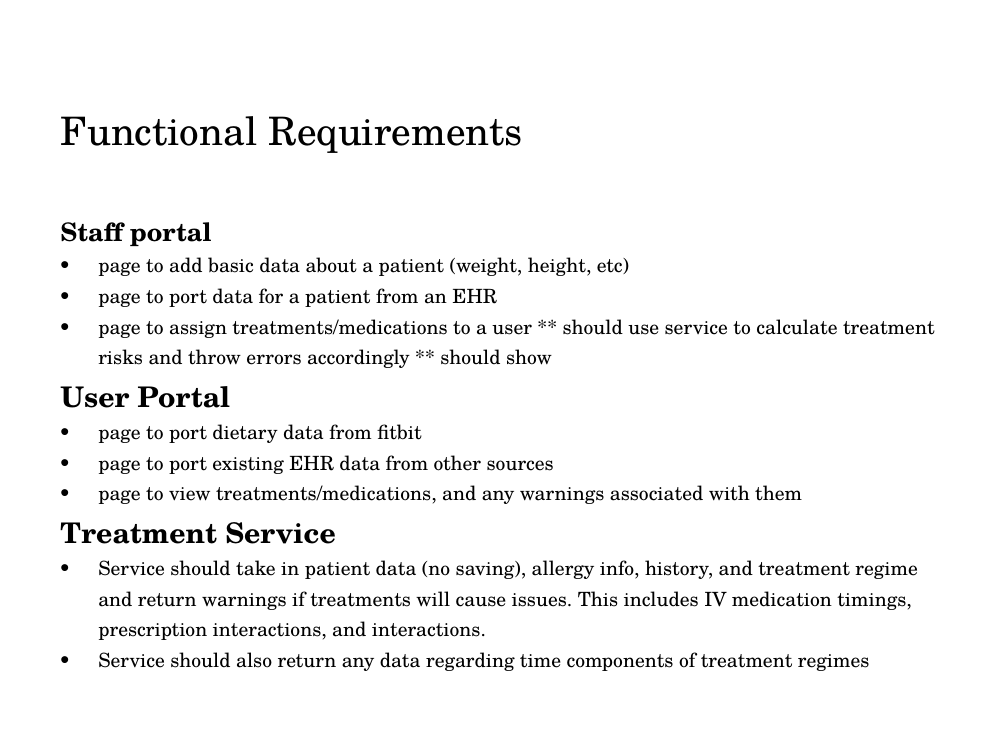
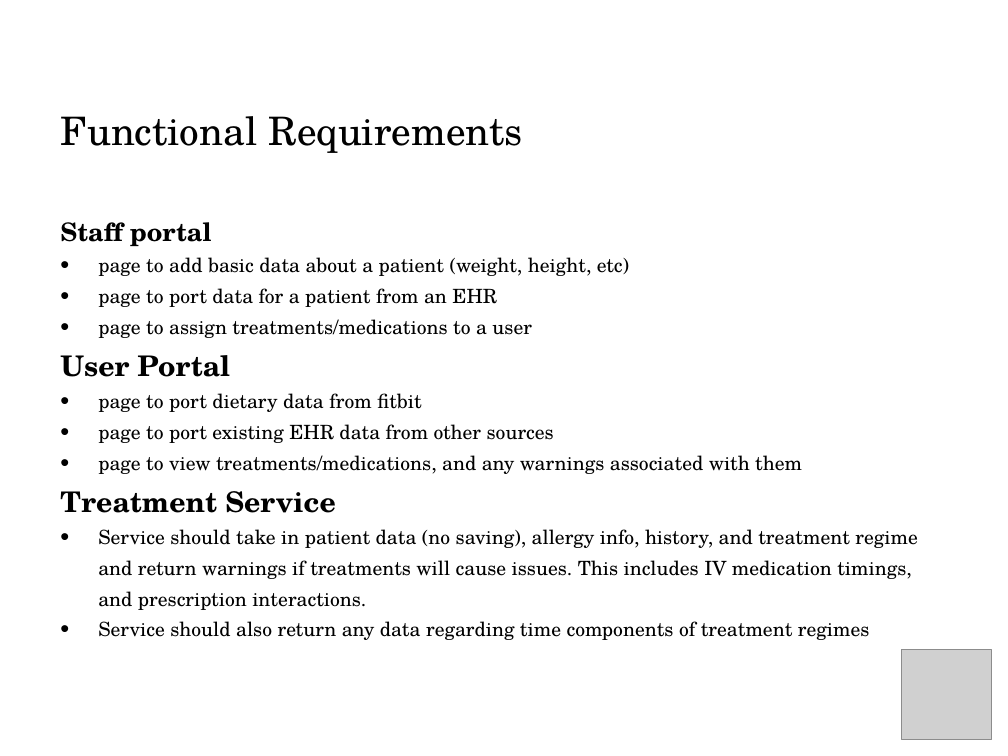
Before and after one commit to EhrgoHealth/CS6440, a slide deck: slide 5 of Project Status Report 1.pptx. Drawn at 1008x756 pixels with LibreOffice and Linux fonts; fonts in the diff are those of the drawing; grey boxes stand for pictures; background and template pictures are left out. Boxes give left, top, right and bottom in pixels: in the first picture for what was removed or moved away, otherwise in the second. Text is boxed around its words. In the diff, an @@ line names an element or a change of style, - is before the commit and + after.

```diff
--- a/Project Status Report 1.pptx
+++ b/Project Status Report 1.pptx
@@ text at [98, 319, 532, 338]: text changed @@
-• page to assign treatments/medications to a user ** should use service to calculate treatment risks and throw errors accordingly ** should show
+• page to assign treatments/medications to a user
@@ text at [98, 529, 918, 610]: text changed @@
-• Service should take in patient data (no saving), allergy info, history, and treatment regime and return warnings if treatments will cause issues. This includes IV medication timings, prescription interactions, and interactions.
+• Service should take in patient data (no saving), allergy info, history, and treatment regime and return warnings if treatments will cause issues. This includes IV medication timings, and prescription interactions.
@@ picture added at [901, 649, 991, 739] @@
```
Also in this commit, not shown: 5 other slides changed.
